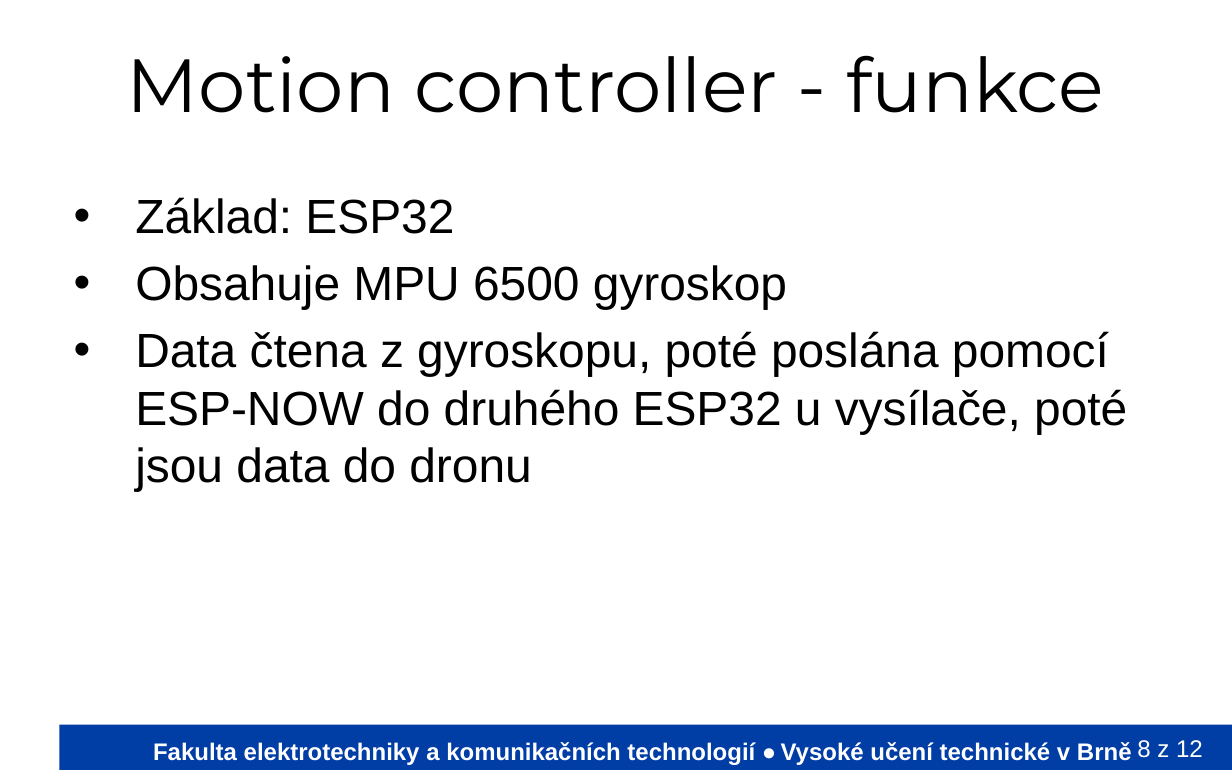
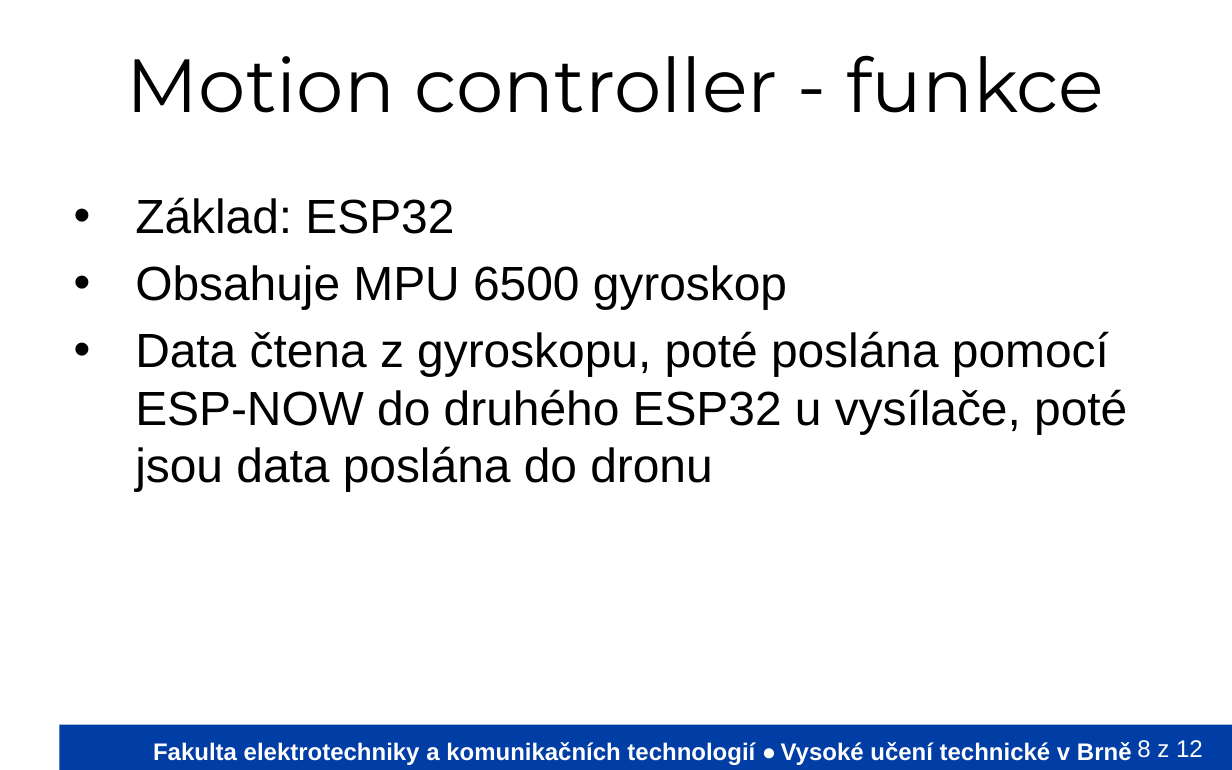
Before and after one commit to Mi-Tom/micro-controlers, a slide deck: slide 8 of PrezentaceVUT/VyvojovyDiagramVUT.odp. Drawn at 1232x770 pixels with LibreOffice and Linux fonts; fonts in the diff are those of the drawing; background and template pictures are left out. Boxes give left, top, right and bottom in pixels: in the first picture for what was removed or moved away, otherwise in the second. Text is boxed around its words. In the diff, an @@ line names an element or a change of style, - is before the commit and + after.

```diff
--- a/PrezentaceVUT/VyvojovyDiagramVUT.odp
+++ b/PrezentaceVUT/VyvojovyDiagramVUT.odp
@@ text at bbox=[135, 331, 1127, 492]: text changed @@
-• Data čtena z gyroskopu, poté poslána pomocí ESP-NOW do druhého ESP32 u vysílače, poté jsou data do dronu
+• Data čtena z gyroskopu, poté poslána pomocí ESP-NOW do druhého ESP32 u vysílače, poté jsou data poslána do dronu
```
Also in this commit, not shown: 2 other slides changed, 1 other file.
